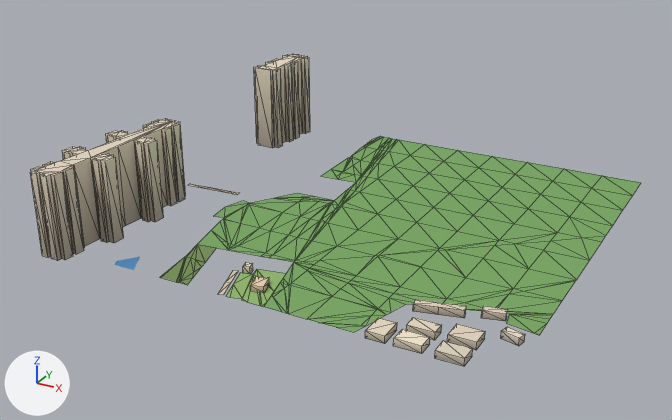
One commit to the glTF model public/assets/bengaluru-region-v1/tiles/t19_17-l1.glb: the scene before it, then after it.
One viewpoint serves both versions: a camera (50 mm lens) standing at (10190.0, 7847.0, 445.0) and looking at (9716.0, 8710.0, 14.0). The axes (+X, +Y, +Z) are drawn at lower left. The lights are the same throughout. The picture after the commit comes second. Mesh edges are drawn as thin lines on the coarser meshes. Vertices at exactly the same position are counted once.

Objects in the first picture: 'building', 'ground' and 1 more.
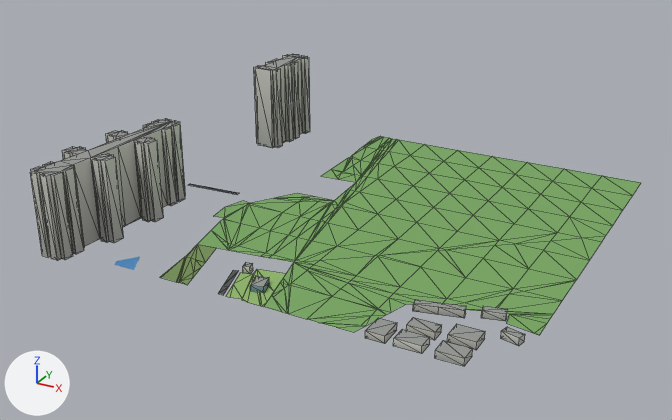
Pixel boxes [x1, y1, x2, y2] of what changed, in the pictures (672 x 420 px; the box of a moved part takes in the faces that stretch with it):
part 1 of me_building, recoloured: [30, 54, 525, 366] in both
part 2 of me_ground, moved or reshaped: [189, 184, 239, 195] in both
part 3 of me_ground, moved or reshaped: [218, 270, 238, 295] in both
part 4 of me_ground, recoloured: before [193, 184, 239, 292]; after [193, 184, 239, 293]

The change, as a diff of the scene's bpy script:
```diff
--- a/public/assets/bengaluru-region-v1/tiles/t19_17-l1.glb.py
+++ b/public/assets/bengaluru-region-v1/tiles/t19_17-l1.glb.py
@@ me_building @@
 # used by ob_building; location = (9500.0, 8500.0, 0.0)
-me_building.from_pydata(...)  # 362 vertices, 517 faces; spans x -34.0..491.0, y -21.0..478.0, z 0.0..111.0
+me_building.from_pydata(...)  # 362 vertices, 672 faces; spans x -34.0..491.0, y -21.0..478.0, z 0.0..111.0
+# me_building part 1: 517 kept faces spanning x -34.0..491.0, y -21.0..478.0, z 0.0..111.0 get new vertex colours
+# edits to the shape of me_building do not show in these pictures
 me_building.materials.append(mat_building)
@@ me_ground @@
 # used by ob_ground; location = (9500.0, 8500.0, 0.0)
 # before: 243 (72.0, 224.0, 1.0) at pixel (239, 192), 244 (72.0, 218.0, 1.0) at pixel (237, 194), 247 (65.0, 224.0, 1.0) at pixel (234, 192), 248 (66.0, 218.0, 1.0) at pixel (232, 193), 272 (59.0, 223.0, 1.0) at pixel (230, 191)
 # before: 273 (59.0, 217.0, 1.0) at pixel (227, 192)
-me_ground.from_pydata(...)  # 303 vertices, 449 faces; spans x 0.0..500.0, y -1.0..500.0, z 1.0
-me_ground.vertices[270].co = (29.0, 222.0, 1.0)  # pixel (210, 187)
-me_ground.vertices[271].co = (30.0, 216.0, 1.0)  # pixel (207, 188)
-me_ground.vertices[297].co = (199.0, -1.0, 1.0)  # pixel (217, 294)
-me_ground.vertices[298].co = (205.0, 1.0, 1.0)  # pixel (223, 294)
-me_ground.vertices[299].co = (191.0, 24.0, 1.0)  # pixel (225, 281)
-me_ground.vertices[300].co = (197.0, 26.0, 1.0)  # pixel (231, 282)
-me_ground.vertices[301].co = (183.0, 49.0, 1.0)  # pixel (233, 270)
-me_ground.vertices[302].co = (189.0, 50.0, 1.0)  # pixel (238, 270)
+me_ground.from_pydata(...)  # 303 vertices, 449 faces; spans x 0.0..500.0, y 0.0..500.0, z 1.0
+# me_ground part 2
+for i in [243, 247, 272]: me_ground.vertices[i].co += Vector((0.0, -6.0, 0.0))
+for i in [244, 248, 273]: me_ground.vertices[i].co += Vector((0.0, 6.0, 0.0))
+me_ground.vertices[270].co = (21.0, 215.0, 1.0)  # pixel (201, 187)
+me_ground.vertices[271].co = (21.0, 221.0, 1.0)  # pixel (204, 186)
+# me_ground part 3
+me_ground.vertices[297].co = (199.0, 0.0, 1.0)  # pixel (218, 293)
+me_ground.vertices[298].co = (205.0, 0.0, 1.0)  # pixel (223, 295)
+me_ground.vertices[299].co = (200.0, 17.0, 1.0)  # pixel (228, 286)
+me_ground.vertices[300].co = (194.0, 15.0, 1.0)  # pixel (222, 286)
+me_ground.vertices[301].co = (189.0, 50.0, 1.0)  # pixel (238, 270)
+me_ground.vertices[302].co = (183.0, 49.0, 1.0)  # pixel (233, 270)
+# me_ground part 4: 4 kept faces spanning x 0.0..200.0, y 0.0..224.0, z 1.0 get new vertex colours; the middle colour goes from beige #d7c9ae to dark grey #535556
 me_ground.materials.append(mat_ground)
```
